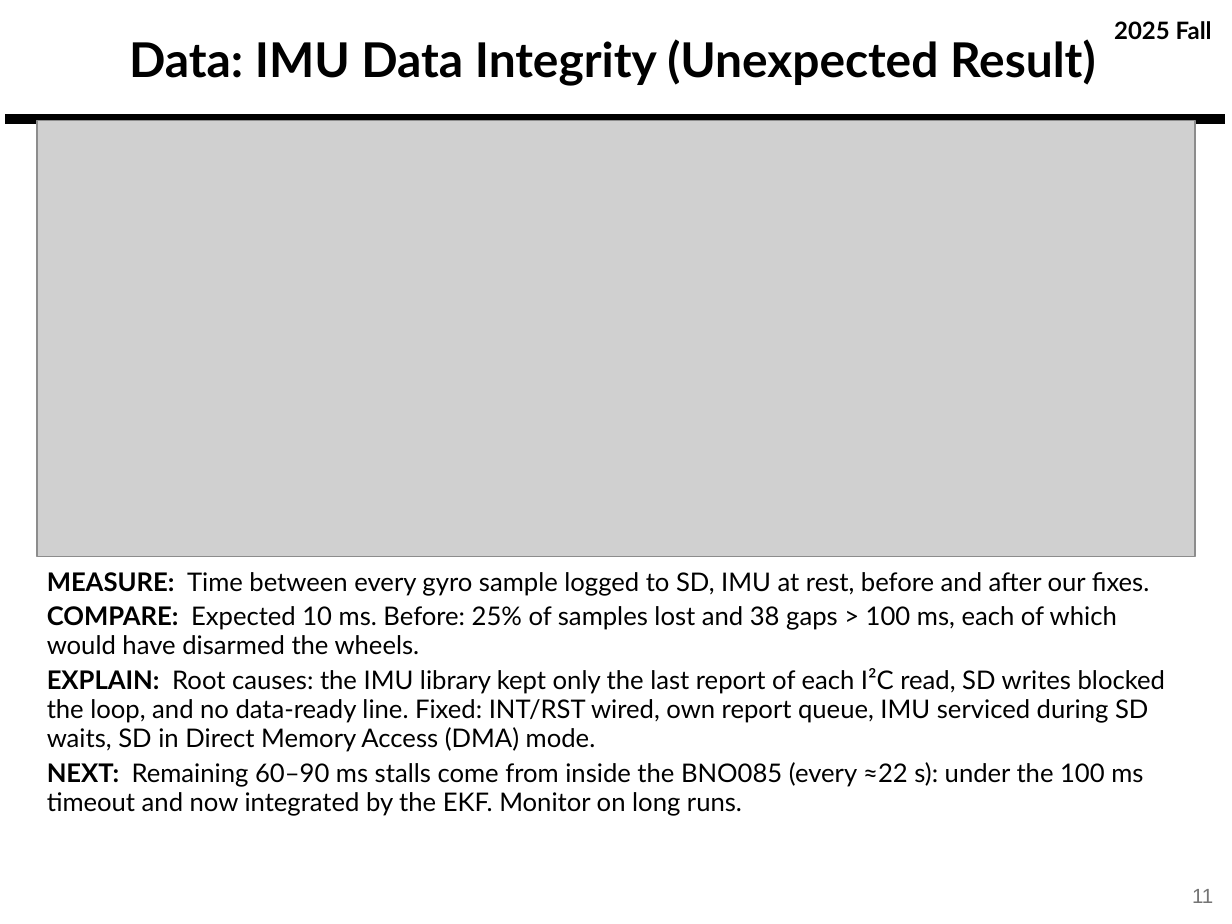
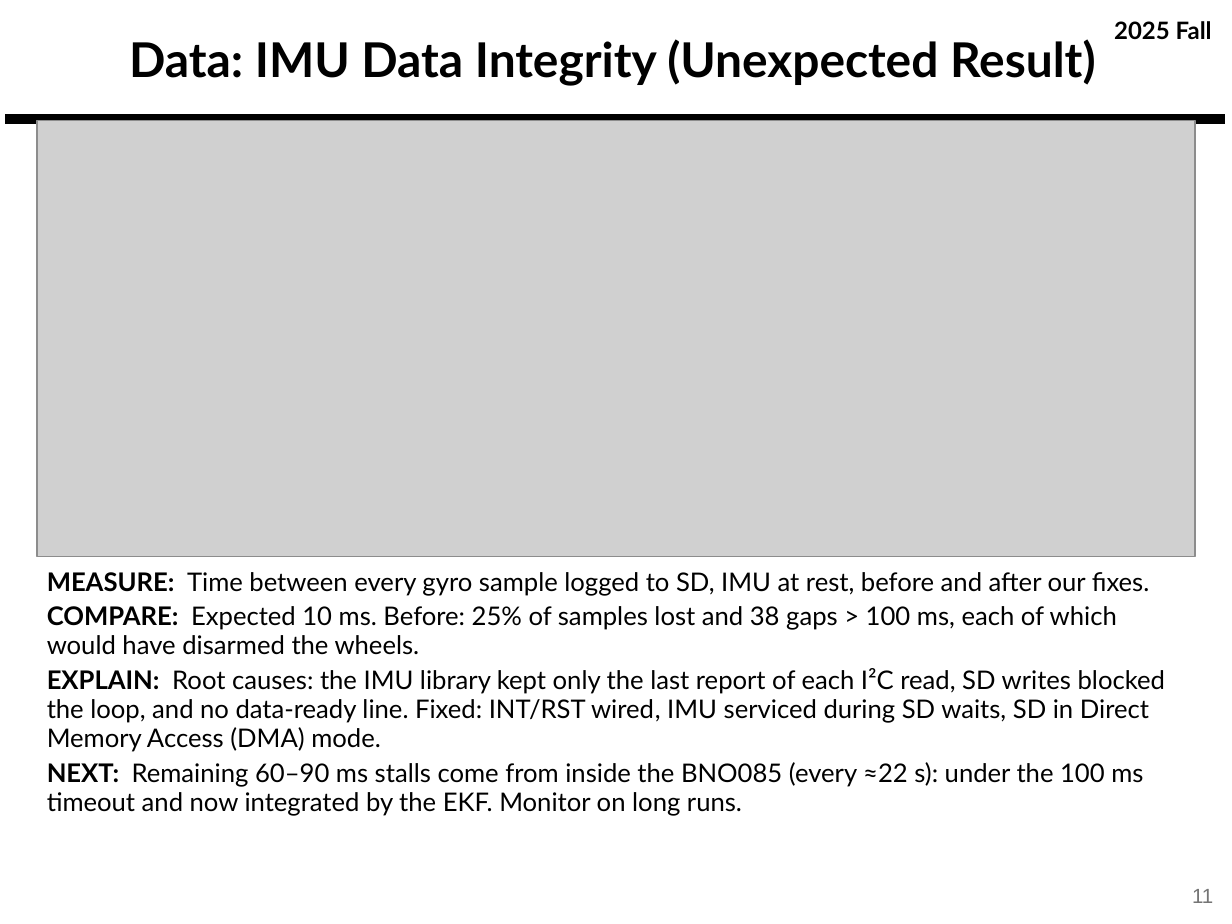
Before and after one commit to derek-weissinger-usafa/Astro-331-Lab-8, a slide deck: slide 11 of Reports/Astro 331 Lab 8_2_3 Body Problem_Prelim_Pres_FILLED.pptx. Drawn at 1232x924 pixels with LibreOffice and Linux fonts; fonts in the diff are those of the drawing; grey boxes stand for pictures; background and template pictures are left out. Boxes give left, top, right and bottom in pixels: in the first picture for what was removed or moved away, otherwise in the second. Text is boxed around its words. In the diff, an @@ line names an element or a change of style, - is before the commit and + after.

```diff
--- a/Reports/Astro 331 Lab 8_2_3 Body Problem_Prelim_Pres_FILLED.pptx
+++ b/Reports/Astro 331 Lab 8_2_3 Body Problem_Prelim_Pres_FILLED.pptx
@@ text at [47,668,1165,752]: text changed @@
-EXPLAIN: Root causes: the IMU library kept only the last report of each I²C read, SD writes blocked the loop, and no data-ready line. Fixed: INT/RST wired, own report queue, IMU serviced during SD waits, SD in Direct Memory Access (DMA) mode.
+EXPLAIN: Root causes: the IMU library kept only the last report of each I²C read, SD writes blocked the loop, and no data-ready line. Fixed: INT/RST wired, IMU serviced during SD waits, SD in Direct Memory Access (DMA) mode.
```
Also in this commit, not shown: 4 other slides changed, 15 other files.
